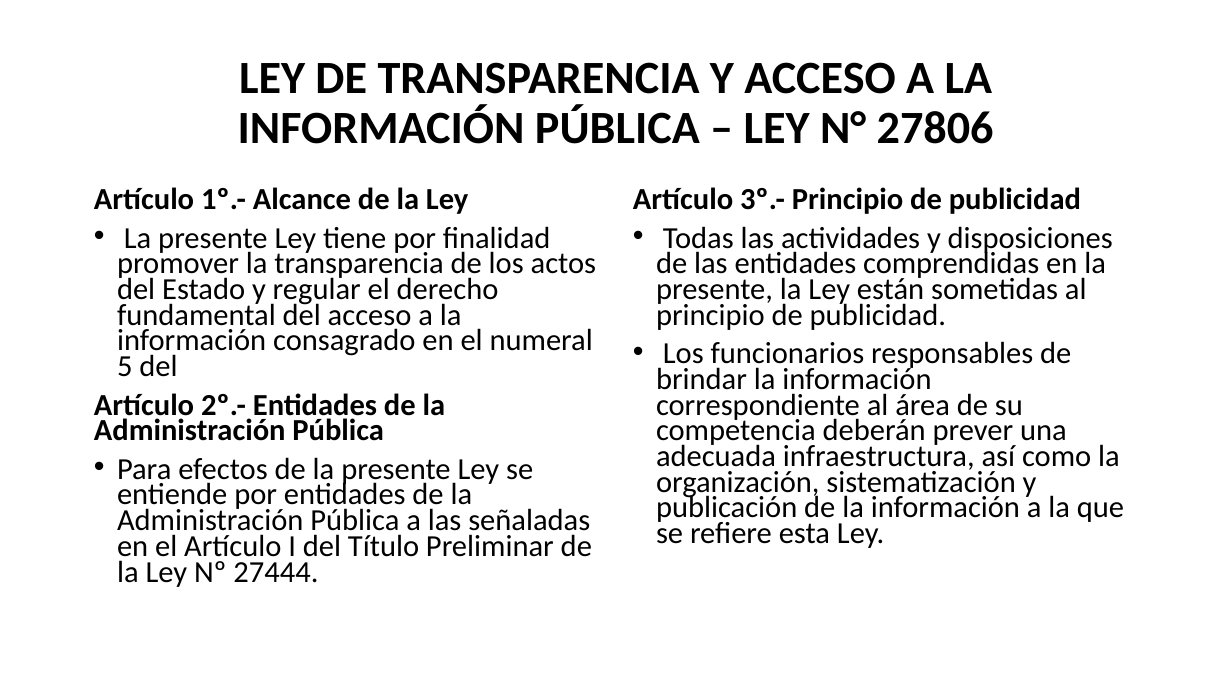
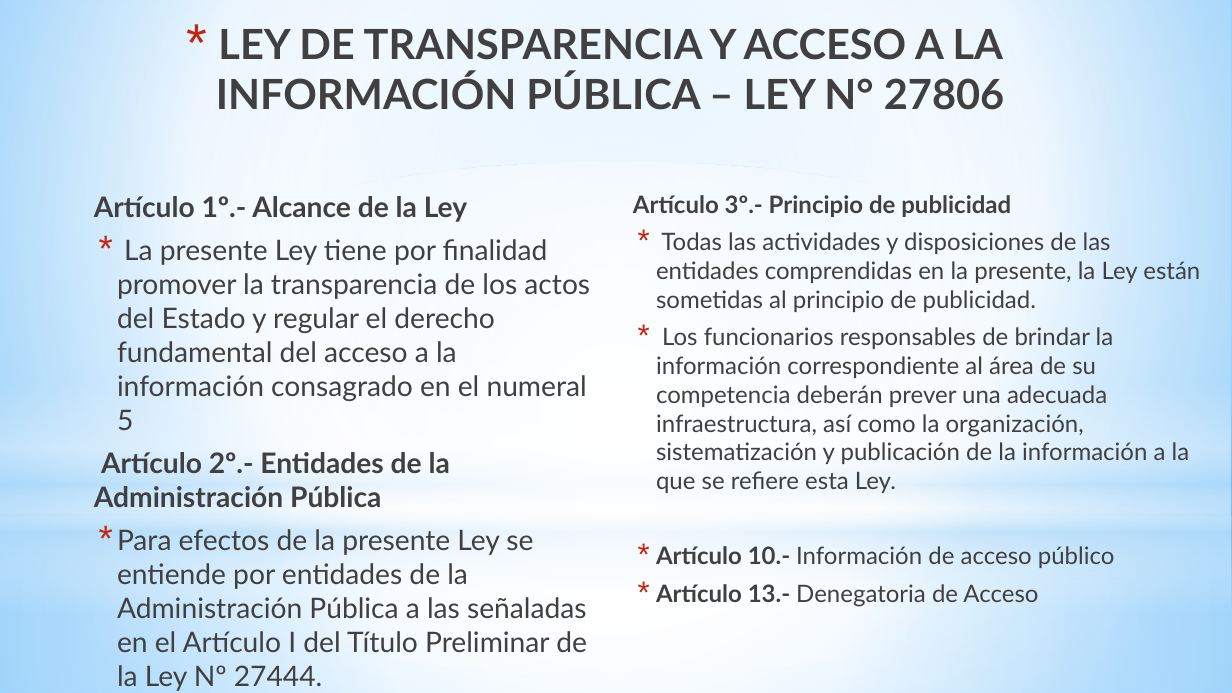
Before and after one commit to Mijaco/personal-files, a slide deck: slide 10 of INTERCAMBIO ELECTRONICO DE DATOS.pptx (slide 8 before the commit). Drawn at 1232x693 pixels with LibreOffice and Linux fonts; fonts in the diff are those of the drawing. Boxes give left, top, right and bottom in pixels: in the first picture for what was removed or moved away, otherwise in the second. Text is boxed around its words. In the diff, an @@ line names an element or a change of style, - is before the commit and + after.

```diff
--- a/INTERCAMBIO ELECTRONICO DE DATOS.pptx
+++ b/INTERCAMBIO ELECTRONICO DE DATOS.pptx
@@ background #FFFFFF to gradient #9ED5FF to #FFFFFF to #5BB9FF @@
@@ rectangle added at [0, 0, 1232, 516], fill gradient #FFFFFF to #B4DCFA @@
@@ title "LEY DE TRANSPARENCIA Y ACCESO ...": place and size @@
-title "LEY DE TRANSPARENCIA Y ACCESO ..." at [238, 62, 994, 144]
+title "LEY DE TRANSPARENCIA Y ACCESO ..." at [216, 28, 1005, 110]
@@ title "LEY DE TRANSPARENCIA Y ACCESO ..." at [216, 28, 1005, 110]: size 36 to 32.4 pt, font Calibri to Lato, text colour #000000 to gradient #000000 to #404040 to #212745; bullet none to *; line spacing 0.9 to 1; vertical alignment middle to top @@
@@ ellipse added at [0, 162, 1232, 677], fill gradient #FFFFFF @@
@@ text at [94, 196, 587, 652]: size 23.8 to 22 pt, font Calibri to Lato, text colour #000000 to #404040 in "Artículo 1º.- Alcance de la Ley", "Artículo 2º.- Entidades de la Administración Pública", "Para efectos de la presente Ley se ..."; line spacing 0.7 to 1; less space between paragraphs; bullet • to * @@
@@ text at [633, 195, 1200, 493]: size 23.8 to 18.7 pt, font Calibri to Lato, text colour #000000 to #404040 in "Artículo 3º.- Principio de publicidad", "Todas las actividades y disposiciones de las ...", "Los funcionarios responsables de brindar la información ..."; line spacing 0.7 to 1; less space between paragraphs; bullet • to * @@
@@ text at [117, 239, 590, 430]: text changed; size 23.8 to 22 pt; font Calibri to Lato; text colour #000000 to #404040 @@
-• La presente Ley tiene por finalidad promover la transparencia de los actos del Estado y regular el derecho fundamental del acceso a la información consagrado en el numeral 5 del
+* La presente Ley tiene por finalidad promover la transparencia de los actos del Estado y regular el derecho fundamental del acceso a la información consagrado en el numeral 5
@@ rectangle added at [0, 381, 1232, 612], fill gradient #FFFFFF to #B4DCFA @@
@@ rectangle added at [0, 516, 1232, 693], fill gradient #FFFFFF to #B4DCFA @@
@@ text at [656, 546, 1115, 607]: paragraphs added @@
+* Artículo 10.- Información de acceso público
+* Artículo 13.- Denegatoria de Acceso
```
Also in this commit, not shown: 7 other slides changed, 3 slides added, 3 slides removed.
